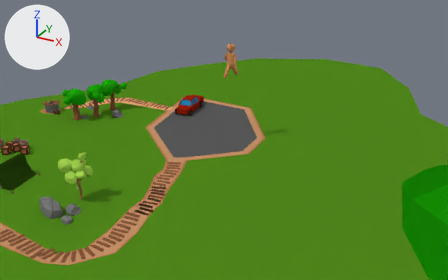
A saved change to the Blender file ldjam/ldjam_challenge_2.blend.
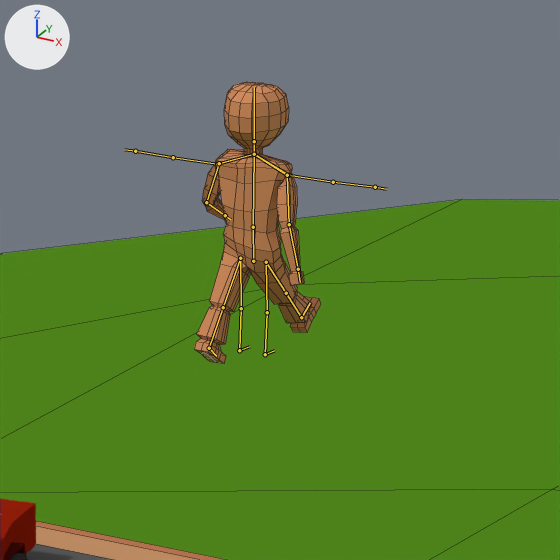
There are two pictures of each version: one from a 50 mm camera at (97.0, -156.9, 78.0) aimed at (15.6, -8.9, 4.0), one close up on the part from 44% to 60% of the width and 12% to 37% of the height. Every picture has the same lights, and +X, +Y and +Z are marked at upper left. Both versions are drawn at frame 25 of the action 'Player.Walk'; the numbers are the values there. The bones that bend it are drawn over the model as lines in the close-ups. The close-ups show mesh edges as thin lines.

The first close-up shows 'Cube.080', 'Ground', 'model_player_v3.001'.
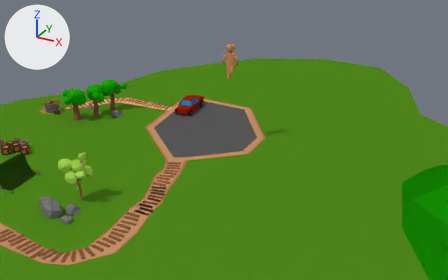
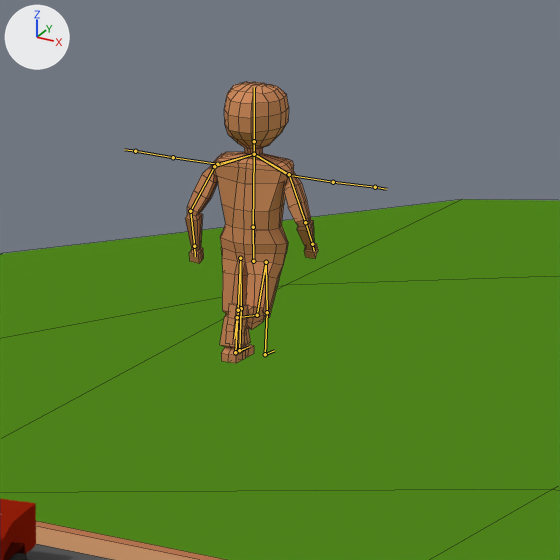
Boxes (x1, y1, x2, y2) around the edits, measured in the close-ups (560 x 560 px):
'model_player_v3.001', posed: before (194, 82, 321, 364); after (185, 82, 318, 363)
bone 'Shoulder.L', root to tip: before (254, 154) to (219, 163); after (254, 154) to (214, 166)
bone 'Arm.Upper.L', root to tip: before (219, 163) to (206, 202); after (214, 166) to (190, 211)
bone 'Arm.Lower.L', root to tip: before (206, 202) to (225, 215); after (190, 211) to (194, 246)
bone 'Shoulder.R', root to tip: before (254, 154) to (287, 175); after (254, 154) to (289, 174)
bone 'Arm.Upper.R', root to tip: before (287, 175) to (289, 224); after (289, 174) to (305, 222)
bone 'Arm.Lower.R', root to tip: before (289, 224) to (298, 269); after (305, 222) to (312, 244)

What the commit changed:
Bone 'Shoulder.L' (bone_shoulder_l) turns from (4, -9, -1) to (-13, -5, 0) degrees about its own x, y and z.
Bone 'Arm.Upper.L' (bone_arm_upper_l) turns from (3, 0, -68) to (-14, 12, -67) degrees about its own x, y and z.
Bone 'Arm.Lower.L' (bone_arm_lower_l) turns from (48, -26, -47) to (34, 2, -18) degrees about its own x, y and z.
Bone 'Shoulder.R' (bone_shoulder_r) turns from (-4, -11, 0) to (2, -1, 0) degrees about its own x, y and z.
Bone 'Arm.Upper.R' (bone_arm_upper_r) turns from (-12, -4, 75) to (-9, -9, 64) degrees about its own x, y and z.
Bone 'Arm.Lower.R' (bone_arm_lower_r) turns from (15, 4, 0) to (52, -5, 29) degrees about its own x, y and z.
Bone 'IKTarget.L' (bone_iktarget_l) moves from (0.35, 2.38, -0.18) to (0.0, 0.34, 0.0).
Bone 'IKTarget.L' (bone_iktarget_l) turns from (35, 0, 0) to (1, 0, 0) degrees about its own x, y and z.
Bone 'IKTarget.R' (bone_iktarget_r) moves from (-0.3, -2.38, 0.8) to (0.0, 2.18, 2.04).
Bone 'IKTarget.R' (bone_iktarget_r) turns from (-33, 0, 0) to (101, 0, 0) degrees about its own x, y and z.
